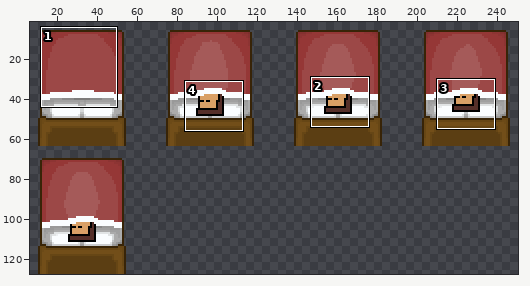
Edited in one commit: sprite sheet (sprites/Bed_64x.png). The first picture is a wide view before the edit; the outline marks the close-up.
Close-up. Before the edit:
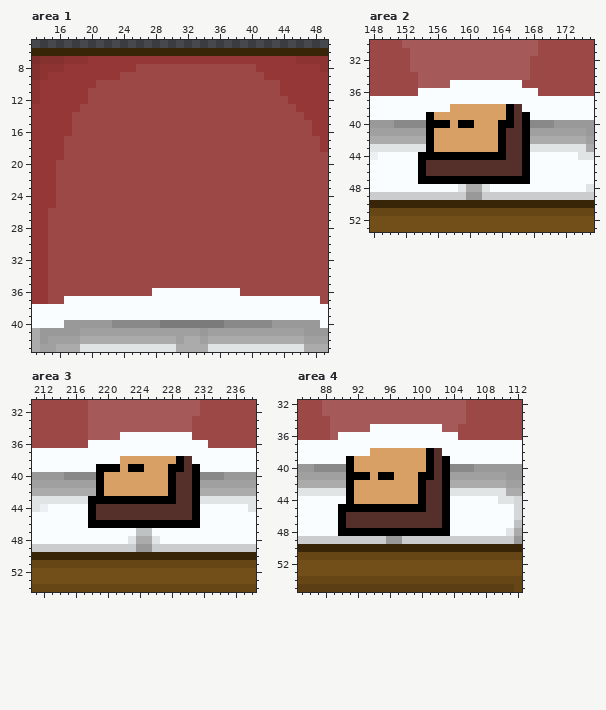
The file is 256x128 pixels. Colours within 5 levels of each other are drawn and written as one. Shown: area 1: x 13..49, y 5..43; area 2: x 148..175, y 30..53; area 3: x 211..238, y 31..54; area 4: x 85..112, y 32..55. The wide view leaves out empty margins. The commit also changed other parts of the picture, which this record leaves out.
After the commit:
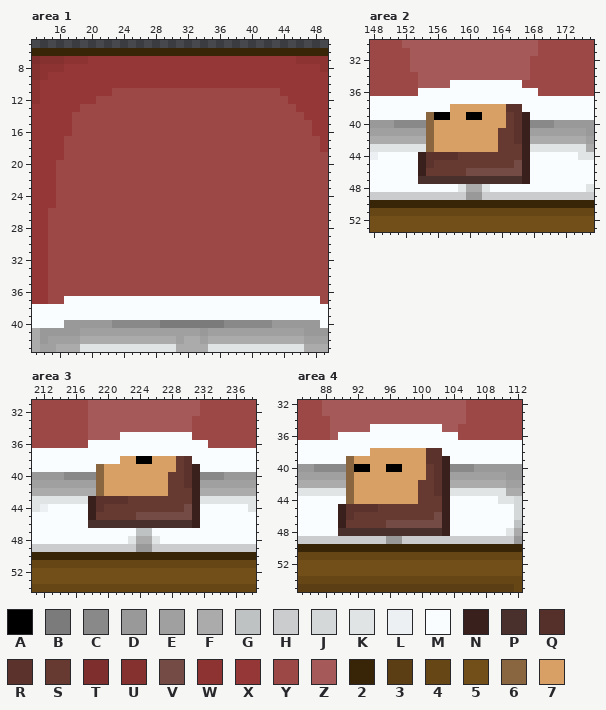
Palette (. is transparent): A #000000  B #7b7b7b  C #898989  D #999999  E #a0a0a0  F #ababab  G #bfc2c3  H #caccce  J #d5d8d9  K #e1e4e5  L #edf0f2  M #fafdff  N #39201c  P #4a302c  Q #552f29  R #5b332c  S #663931  T #7e2e2d  U #853130  V #754c45  W #8d3433  X #953736  Y #9c4847  Z #a55a59  2 #382407  3 #5b3e13  4 #664615  5 #724e19  6 #8a6640  7 #d9a066
The edit:
Area 1:
y 8: x 26..40 YYYYYYYYYYYYYYY -> XXXXXXXXXXXXXXX
y 9: x 24..41 YYYYYYYYYYYYYYYYYY -> XXXXXXXXXXXXXXXXXX
y 10: x 21..43 YYYYYYYYYYYYYYYYYYYYYYY -> XXXXXXXXXXXXXXXXXXXXXXX
y 11: x 20..22 YYY -> XXX
y 12: x 20 Y -> X
y 36: x 28..38 MMMMMMMMMMM -> YYYYYYYYYYY
Area 2:
y 38: x 165..166 AQ -> RR
y 39: x 155..157 A77 -> 6AA; x 160..161 77 -> AA; x 165..167 AQA -> SRN
y 40: x 155..157 AAA -> 677; x 159..160 AA -> 77; x 164..167 AAQA -> 7SRN
y 41..42: x 155 A -> 6; x 164..167 AQQA -> SSRN
y 43: x 155 A -> 6; x 164..167 AQQA -> SSSN
y 44: x 154..167 AAAAAAAAAAAQQA -> NRRRRSSSSSSSSN
y 45: x 154..167 AQQQQQQQQQQQQA -> NRSSSSSSSSSSVN
y 46: x 154..167 AQQQQQQQQQQQQA -> NSSSSSVVVVVVVN
y 47: x 154..167 AAAAAAAAAAAAAA -> PPPPPPPPPPPPPN
Area 3:
y 38: x 224..225 77 -> AA; x 229..230 AQ -> SR
y 39: x 219..221 AAA -> 677; x 223..224 AA -> 77; x 228..231 AAQA -> 7SRN
y 40..41: x 219 A -> 6; x 228..231 AQQA -> SSRN
y 42: x 219 A -> 6; x 228..231 AQQA -> SSSN
y 43: x 218..231 AAAAAAAAAAAQQA -> NRRRRSSSSSSSSN
y 44: x 218..231 AQQQQQQQQQQQQA -> NRSSSSSSSSSSVN
y 45: x 218..231 AQQQQQQQQQQQQA -> NSSSSSVVVVVVVN
y 46: x 218..231 AAAAAAAAAAAAAA -> PPPPPPPPPPPPPN
Area 4:
y 38: x 101..102 AQ -> RR
y 39: x 91 A -> 6; x 101..103 AQA -> RRN
y 40: x 91..93 A77 -> 6AA; x 96..97 77 -> AA; x 101..103 AQA -> SRN
y 41: x 91..93 AAA -> 677; x 95..96 AA -> 77; x 100..103 AAQA -> 7SRN
y 42..43: x 91 A -> 6; x 100..103 AQQA -> SSRN
y 44: x 91 A -> 6; x 100..103 AQQA -> SSSN
y 45: x 90..103 AAAAAAAAAAAQQA -> NRRRRSSSSSSSSN
y 46: x 90..103 AQQQQQQQQQQQQA -> NRSSSSSSSSSSVN
y 47: x 90..103 AQQQQQQQQQQQQA -> NSSSSSVVVVVVVN
y 48: x 90..103 AAAAAAAAAAAAAA -> PPPPPPPPPPPPPN
Changed places in both close-ups, as pixel boxes (x1, y1, x2, y2):
changed: (88, 64, 280, 104)
changed: (152, 288, 240, 296)
changed: (418, 104, 530, 184)
changed: (88, 456, 200, 528)
changed: (338, 448, 450, 536)
